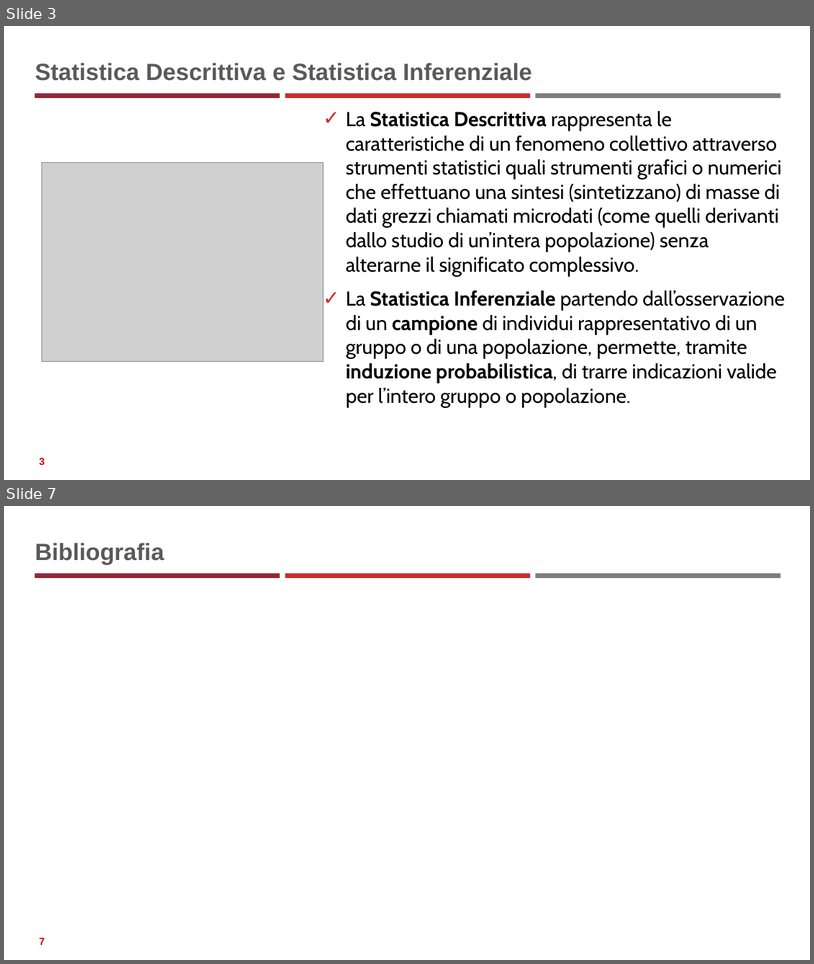
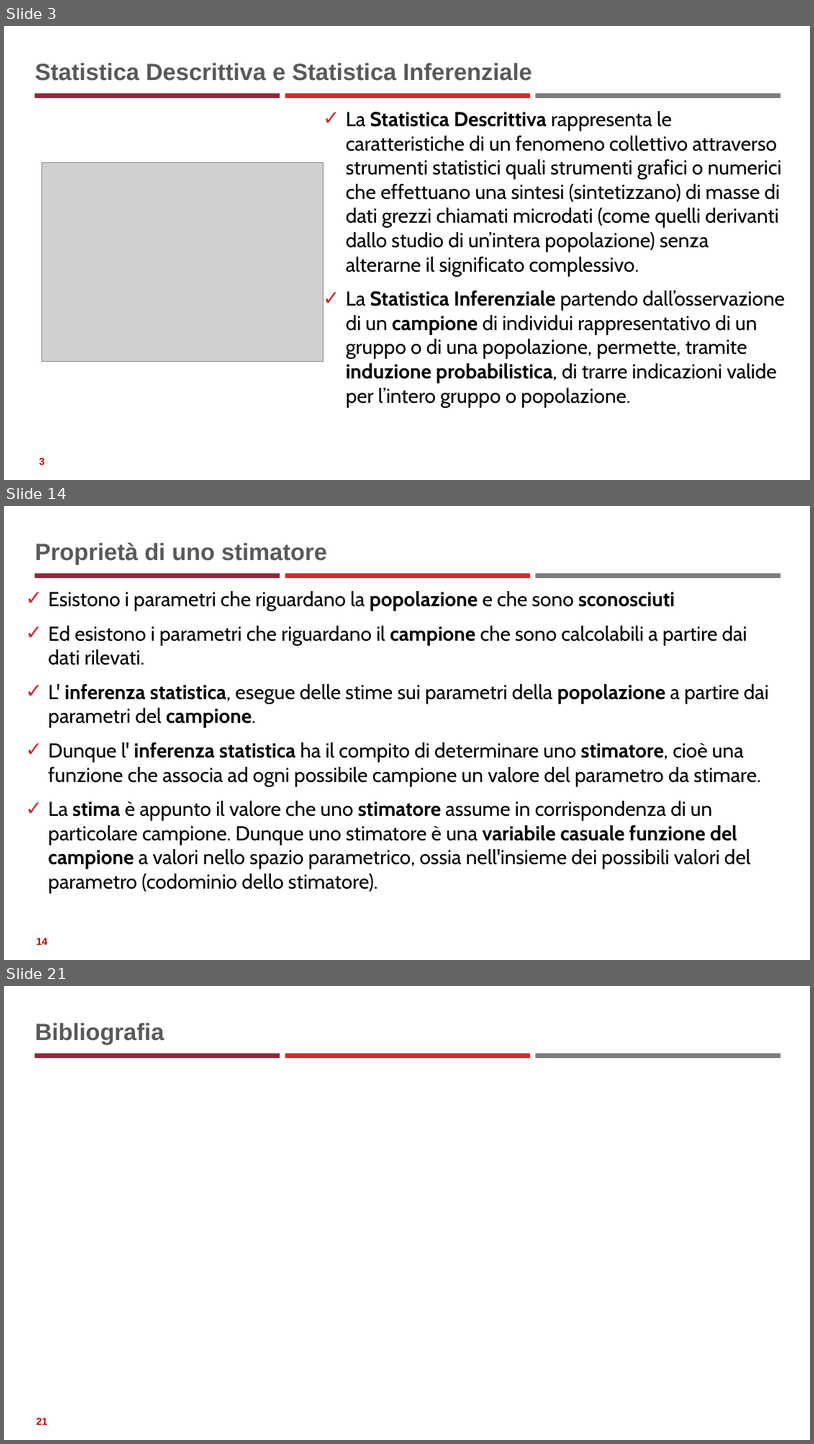
Before and after one commit to neural1977/data_science_interview_material, a slide deck: Statistics_ita.pptx. Shown one above the other, each under a label of ours: slides 3 and 7 before the commit, slides 3, 14 and 21 after it; the slides between them are not shown. The pictures are 814x964 and 814x1444 pixels, drawn with LibreOffice and Linux fonts; fonts in the diff are those of the drawing; grey boxes stand for pictures. Boxes give left, top, right and bottom in pixels: in the first picture for what was removed or moved away, otherwise in the second. Text is boxed around its words. In the diff, an @@ line names an element or a change of style, - is before the commit and + after.

```diff
--- a/Statistics_ita.pptx
+++ b/Statistics_ita.pptx
@@ slide 14 added at (x1=4, y1=506, x2=810, y2=960), background #FFFFFF; not listed: 3 template elements that a slide beside it also shows @@
@@ title added at (x1=35, y1=543, x2=327, y2=564), 28 pt, text #595959, bold @@
+Proprietà di uno stimatore
@@ text added at (x1=48, y1=591, x2=769, y2=889), 24 pt, text #000000 @@
+✓ Esistono i parametri che riguardano la popolazione e che sono sconosciuti
+✓ Ed esistono i parametri che riguardano il campione che sono calcolabili a partire dai dati rilevati.
+✓ L' inferenza statistica, esegue delle stime sui parametri della popolazione a partire dai parametri del campione.
+✓ Dunque l' inferenza statistica ha il compito di determinare uno stimatore, cioè una funzione che associa ad ogni possibile campione un valore del parametro da stimare.
+✓ La stima è appunto il valore che uno stimatore assume in corrispondenza di un particolare campione. Dunque uno stimatore è una variabile casuale funzione del campione a valori nello spazio parametrico, ossia nell'insieme dei possibili valori del parametro (codominio dello stimatore).
@@ page number added at (x1=36, y1=937, x2=48, y2=944), 12 pt, text #C00000, bold @@
+14
@@ what was slide 7 is now slide 21 @@
@@ page number at (x1=36, y1=1417, x2=48, y2=1424): text changed @@
-7
+21
```
Also in this commit, not shown: 3 slides changed, 14 other slides added, 1 slide removed, 8 other files.
